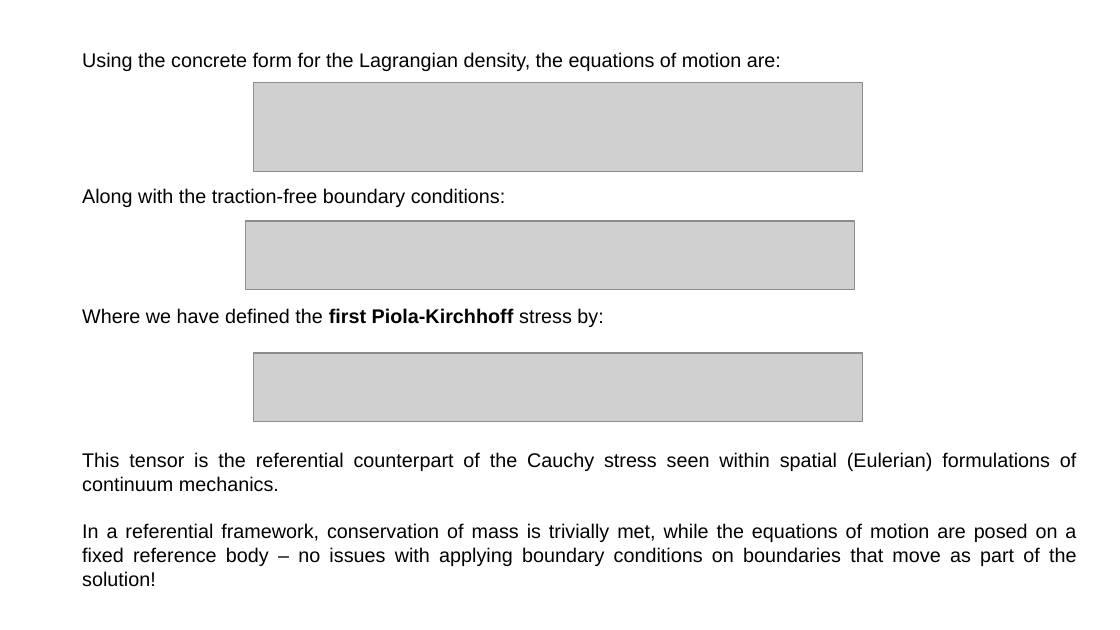
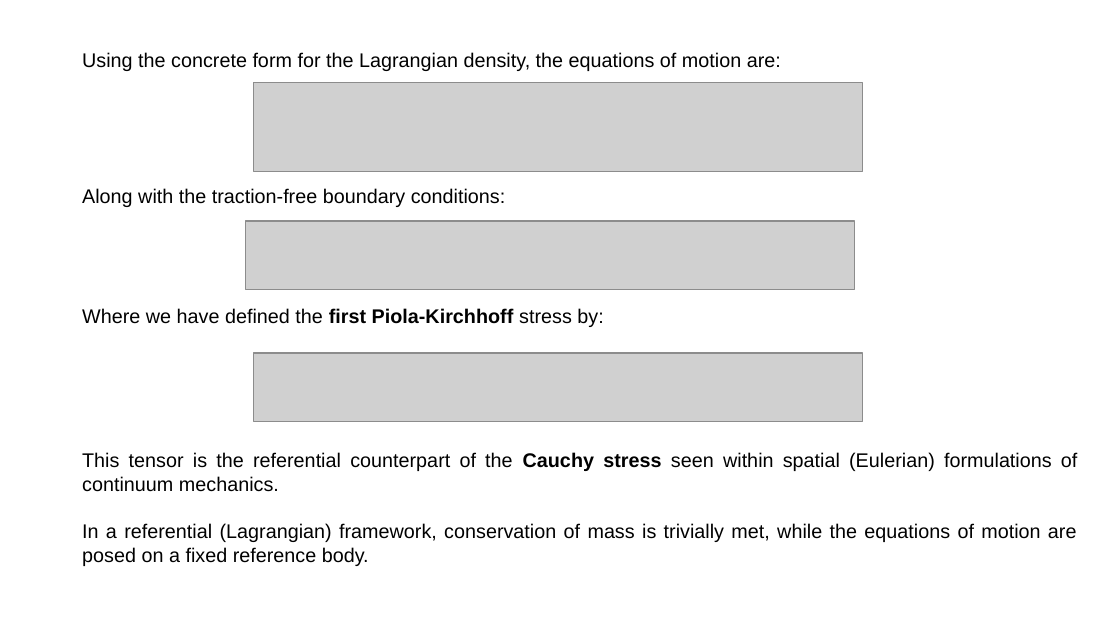
Before and after one commit to da380/PEPLectures, a slide deck: slide 15 of slides/slides1.odp. Drawn at 1120x630 pixels with LibreOffice and Linux fonts; fonts in the diff are those of the drawing; grey boxes stand for pictures. Boxes give left, top, right and bottom in pixels: in the first picture for what was removed or moved away, otherwise in the second. Text is boxed around its words. In the diff, an @@ line names an element or a change of style, - is before the commit and + after.

Commit message:
working on slides

```diff
--- a/slides/slides1.odp
+++ b/slides/slides1.odp
@@ text at bbox=[82, 452, 1077, 492]: bold on in "Cauchy stress" @@
@@ text at bbox=[82, 523, 1077, 566]: text changed @@
-In a referential framework, conservation of mass is trivially met, while the equations of motion are posed on a fixed reference body – no issues with applying boundary conditions on boundaries that move as part of the solution!
+In a referential (Lagrangian) framework, conservation of mass is trivially met, while the equations of motion are posed on a fixed reference body.
```
Also in this commit, not shown: 16 other files.
